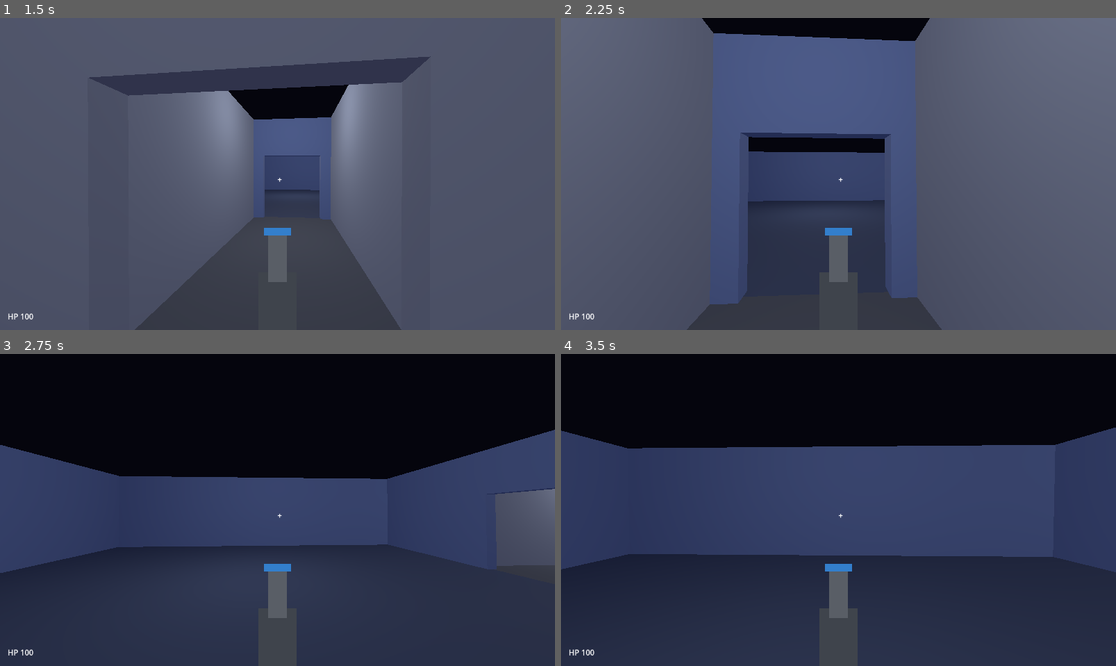
Above: before the commit, frames 1-4 (two rows, left to right).
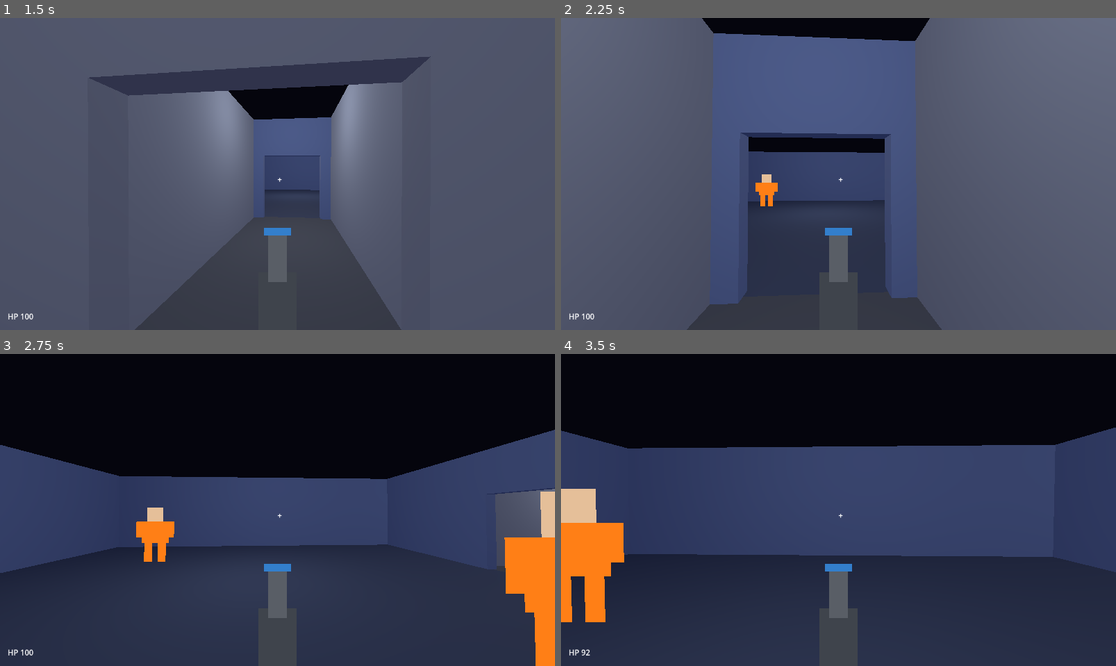
Above: after the commit, the same moments.

Repository: r-melvin/boots-on-wings-out
Game: Godot game, scene res://scenes/station/station.tscn
Two runs of this game, one before a commit and one after it. Both use one fixed random seed, a clock stepped at 60 frames per second and the inputs below.
Inputs (mouse positions are in pixels of both pictures, inside the frame that each line leads up to):
- Up to frame 1 (1.5 s): tap Enter at 0.5 s; move the mouse to (305, 174) at 0.52 s; press the mouse at (305, 174) at 0.53 s; hold W (move_forward) from 0.53 s (still down); move the mouse to (249, 174) at 1.27 s; release the mouse at (249, 174) at 1.28 s; tap E (interact) at 1.35 s
- Up to frame 2 (2.25 s): keep holding W (move_forward); move the mouse to (849, 167) at 2.02 s; hold Shift (sprint) from 2.03 s (still down)
- Up to frame 3 (2.75 s): keep holding W (move_forward); keep holding Shift (sprint)
- Up to frame 4 (3.5 s): keep holding W (move_forward); move the mouse to (832, 516) at 2.77 s; release Shift (sprint) at 2.78 s; click (832, 516) at 2.85 s

Frame 1 is identical in both runs. In frame 2, 0.3% of the frame differs, in the area x 35-40%, y 50-61%; in frame 3, 3.7%, in the area x 24-100%, y 44-100%; in frame 4, 3.4%.

Commit message:
feat: add billboard grunt enemy with chase/attack AI
Co-Authored-By: Claude Fable 5 <noreply@anthropic.com>

Diff:
--- /dev/null
+++ b/scenes/enemies/grunt.gd
@@ -0,0 +1,129 @@
+extends CharacterBody3D
+
+const HealthScript := preload("res://scripts/health.gd")
+const TexLoaderScript := preload("res://scripts/tex_loader.gd")
+
+enum State { IDLE, CHASE, PAIN, DEAD }
+
+const SPEED := 3.2
+const SIGHT_RANGE := 22.0
+const ATTACK_RANGE := 11.0
+const ATTACK_DAMAGE := 8
+const ATTACK_INTERVAL := 1.3
+const HIT_CHANCE := 0.65
+
+var enemy_id := ""
+var health = HealthScript.new(30)
+var state := State.IDLE
+var attack_cd := 0.0
+var windup := 0.0
+var pain_timer := 0.0
+var death_timer := 0.0
+var anim_time := 0.0
+var sprite: Sprite3D
+var agent: NavigationAgent3D
+var gravity: float = ProjectSettings.get_setting("physics/3d/default_gravity")
+
+func _ready() -> void:
+	var col := CollisionShape3D.new()
+	var cap := CapsuleShape3D.new()
+	cap.height = 1.8
+	cap.radius = 0.4
+	col.shape = cap
+	col.position.y = 0.9
+	add_child(col)
+	sprite = Sprite3D.new()
+	sprite.texture = TexLoaderScript.get_tex("res://assets/sprites/grunt.png")
+	sprite.hframes = 8
+	sprite.billboard = BaseMaterial3D.BILLBOARD_FIXED_Y
+	sprite.texture_filter = BaseMaterial3D.TEXTURE_FILTER_NEAREST
+	sprite.pixel_size = 0.04
+	sprite.position.y = 1.0
+	add_child(sprite)
+	agent = NavigationAgent3D.new()
+	add_child(agent)
+
+func _physics_process(delta: float) -> void:
+	anim_time += delta
+	attack_cd = maxf(attack_cd - delta, 0.0)
+	if windup > 0.0:
+		windup -= delta
+		if windup <= 0.0 and state == State.CHASE and _can_see_player():
+			if randf() < HIT_CHANCE:
+				GameState.damage_player(ATTACK_DAMAGE)
+	if not is_on_floor():
+		velocity.y -= gravity * delta
+	match state:
+		State.DEAD:
+			death_timer += delta
+			sprite.frame = 5 + mini(int(death_timer / 0.15), 2)
+			velocity.x = 0.0
+			velocity.z = 0.0
+			if death_timer > 1.2:
+				queue_free()
+		State.PAIN:
+			sprite.frame = 4
+			pain_timer -= delta
+			velocity.x = 0.0
+			velocity.z = 0.0
+			if pain_timer <= 0.0:
+				state = State.CHASE
+		State.IDLE:
+			sprite.frame = 0
+			if _can_see_player():
+				state = State.CHASE
+		State.CHASE:
+			_chase()
+	move_and_slide()
+
+func _player() -> Node3D:
+	return get_tree().get_first_node_in_group("player")
+
+func _can_see_player() -> bool:
+	var p := _player()
+	if p == null:
+		return false
+	if (p.global_position - global_position).length() > SIGHT_RANGE:
+		return false
+	var space := get_world_3d().direct_space_state
+	var query := PhysicsRayQueryParameters3D.create(
+		global_position + Vector3.UP * 1.5, p.global_position + Vector3.UP * 1.2)
+	query.exclude = [get_rid()]
+	var hit := space.intersect_ray(query)
+	return hit and hit.collider == p
+
+func _chase() -> void:
+	var p := _player()
+	if p == null:
+		return
+	var dist := (p.global_position - global_position).length()
+	if dist <= ATTACK_RANGE and _can_see_player():
+		velocity.x = 0.0
+		velocity.z = 0.0
+		sprite.frame = 3
+		if attack_cd == 0.0:
+			attack_cd = ATTACK_INTERVAL
+			windup = 0.35  # telegraph: flash shows before damage lands
+		return
+	agent.target_position = p.global_position
+	var dir := agent.get_next_path_position() - global_position
+	dir.y = 0.0
+	if dir.length() < 0.1:
+		dir = p.global_position - global_position  # navmesh fallback: straight line
+		dir.y = 0.0
+	dir = dir.normalized()
+	velocity.x = dir.x * SPEED
+	velocity.z = dir.z * SPEED
+	sprite.frame = 1 + (int(anim_time * 4.0) % 2)
+
+func take_hit(dmg: int) -> void:
+	if state == State.DEAD:
+		return
+	if health.take_damage(dmg):
+		state = State.DEAD
+		death_timer = 0.0
+		GameState.mark_cleared(enemy_id)
+		set_collision_layer_value(1, false)
+	else:
+		state = State.PAIN
+		pain_timer = 0.25
--- a/scenes/station/station.gd
+++ b/scenes/station/station.gd
@@ -2,6 +2,7 @@
 
 const FpsPlayerScript := preload("res://scenes/player/fps_player.gd")
 const CockpitSeatScript := preload("res://scenes/station/cockpit_seat.gd")
+const GruntScript := preload("res://scenes/enemies/grunt.gd")
 
 const WALL_H := 3.5
 const WALL_T := 0.3
@@ -18,6 +19,7 @@
 	_navmesh()
 	_kill_plane()
 	_spawn_player()
+	_spawn_grunts()
 
 func _environment() -> void:
 	var env := Environment.new()
@@ -86,6 +88,20 @@
 	if body.is_in_group("player"):
 		GameState.damage_player(9999)
 
+func _spawn_grunts() -> void:
+	var placements := [
+		["grunt_b1", Vector3(-3, 0.1, -18)],
+		["grunt_b2", Vector3(3, 0.1, -13)],
+		["grunt_h1", Vector3(20, 0.1, -10)],
+	]
+	for p in placements:
+		if GameState.is_cleared(p[0]):
+			continue
+		var g = GruntScript.new()
+		g.enemy_id = p[0]
+		g.position = p[1]
+		add_child(g)
+
 func _spawn_player() -> void:
 	var player = FpsPlayerScript.new()
 	player.position = COCKPIT_SPAWN if GameState.spawn_at_cockpit else SPAWN_POINT
